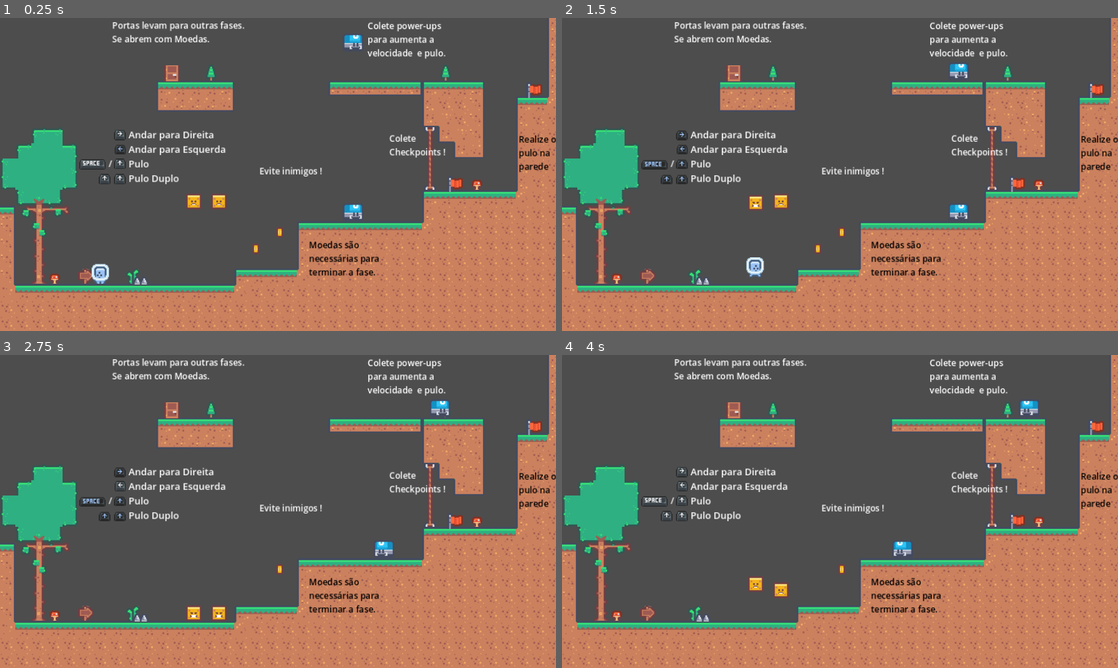
Above: before the commit, frames 1-4 (two rows, left to right).
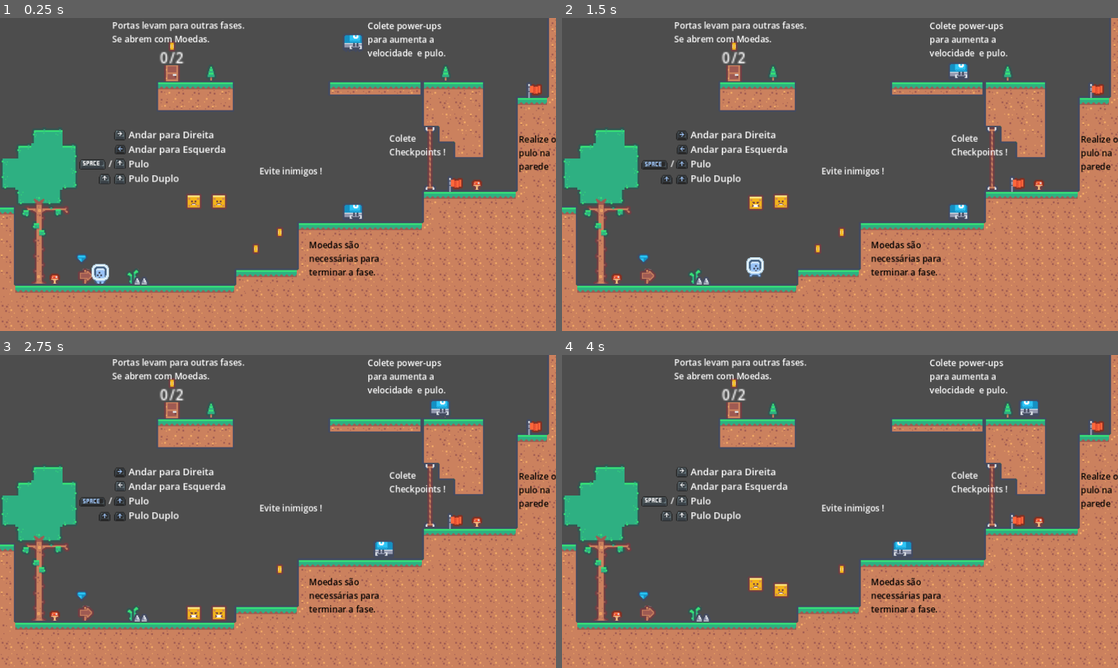
Above: after the commit, the same moments.

Repository: Ranpu123/JumpQuest
Game: Godot game, scene res://Wold0.tscn
The game is run twice, just before and just after one commit, with the same random seed, the same clock (stepped at 60 frames per second) and the same inputs.
Inputs:
- Up to frame 1 (0.25 s): no input
- Up to frame 2 (1.5 s): hold Right (move_right) from 0.53 s (still down); tap Up (move_jump) at 0.6, 0.77, 1.07, 1.35 s
- Up to frame 3 (2.75 s): tap Up (move_jump) at 1.52, 1.82, 2.1 s; release Right (move_right) at 2.03 s; hold Left (move_left) from 2.03 s (still down)
- Up to frame 4 (4 s): release Left (move_left) at 2.78 s; hold Right (move_right) from 2.78 s (still down); tap Up (move_jump) at 2.85, 3.02, 3.32, 3.6, 3.77 s

The runs differ from the first frame. In frame 1, 0.2% of the frame differs, in the area x 13-33%, y 7-78%; in frame 2, 0.2%; in frame 3, 0.2%; in frame 4, 0.2%.

Commit message:
add door
Add door to correct conflict.

Diff:
--- a/Assets/Sounds/Coin.mp3.import
+++ b/HUDPorta.gd
@@ -1,19 +1,12 @@
-[remap]
+extends Control
 
-importer="mp3"
-type="AudioStreamMP3"
-uid="uid://dghjurocyari5"
-path="res://.godot/imported/Coin.mp3-bab30b071b5eb44dd9db2c9c830801e4.mp3str"
 
-[deps]
 
-source_file="res://Assets/Sounds/Coin.mp3"
-dest_files=["res://.godot/imported/Coin.mp3-bab30b071b5eb44dd9db2c9c830801e4.mp3str"]
+# Called when the node enters the scene tree for the first time.
+func _ready():
+	pass # Replace with function body.
 
-[params]
 
-loop=false
-loop_offset=0
-bpm=0
-beat_count=0
-bar_beats=4
+# Called every frame. 'delta' is the elapsed time since the previous frame.
+func _process(delta):
+	pass
--- a/Player.gd
+++ b/Player.gd
@@ -6,9 +6,9 @@
 @onready var last_checkpoint = self.position
 @onready var last_prioridade = 0
 
-const MAX_SPEED = 250.0
+var MAX_SPEED = 250.0
 const ACCELERATION = 20.0
-const JUMP_VELOCITY = -350.0
+var JUMP_VELOCITY = -350.0
 const FRICTION = 10.0
 
 var has_double_jumped = false
@@ -88,6 +88,12 @@
 
 func _on_player_detector_body_entered(body):
 	player_die(body)
+	if body.is_in_group("power_up"):
+		MAX_SPEED = MAX_SPEED * 1.15
+		JUMP_VELOCITY = JUMP_VELOCITY * 1.15
+		body.queue_free()
+		$PowerUpTimer.start()
+		print("Caralha")
 
 #Ready to Respawn GAMER
 func _on_respawn_timer_timeout():
@@ -117,3 +123,8 @@
 		else:
 			#TODO: GAMER has died for real, show screen of shame (Game over)
 			pass
+
+
+func _on_power_up_timer_timeout():
+	MAX_SPEED = MAX_SPEED / 1.15
+	JUMP_VELOCITY = JUMP_VELOCITY / 1.15 # Replace with function body.
--- a/Player.tscn
+++ b/Player.tscn
@@ -73,6 +73,10 @@
 [node name="JumpSound" type="AudioStreamPlayer2D" parent="."]
 stream = ExtResource("5_pyd2t")
 
+[node name="PowerUpTimer" type="Timer" parent="."]
+wait_time = 5.0
+
 [connection signal="input_event" from="." to="." method="_on_input_event"]
 [connection signal="body_entered" from="PlayerDetector" to="." method="_on_player_detector_body_entered"]
 [connection signal="timeout" from="RespawnTimer" to="." method="_on_respawn_timer_timeout"]
+[connection signal="timeout" from="PowerUpTimer" to="." method="_on_power_up_timer_timeout"]
--- a/Porta.gd
+++ b/Porta.gd
@@ -1,10 +1,33 @@
 class_name Porta
 extends Area2D
 
+@export var max_coin: int = 5
+@onready var atual = $atual
+@onready var max = $max
+
+var cur_coins = 0
+
+var inside: bool = false
+
 # Called when the node enters the scene tree for the first time.
 func _ready():
-	pass
+	max.text = str(max_coin)
+	atual.text = str(cur_coins)
 
 # Called every frame. 'delta' is the elapsed time since the previous frame.
 func _process(delta):
-	pass
+	if(inside):
+		if(Input.is_action_just_pressed("move_jump")):
+			print("AAAAAAAAAAAAAAAAAAA")
+
+func atualizaHUD(coins):
+	cur_coins = coins
+	atual.text = str(cur_coins)
+
+func _on_body_entered(body):
+	if(body.is_in_group("player")):
+		inside = true
+
+func _on_body_exited(body):
+	if(body.is_in_group("player")):
+		inside = false
--- a/Porta.tscn
+++ b/Porta.tscn
@@ -1,7 +1,8 @@
-[gd_scene load_steps=4 format=3 uid="uid://c6bltyij8sj70"]
+[gd_scene load_steps=5 format=3 uid="uid://c6bltyij8sj70"]
 
 [ext_resource type="Script" path="res://Porta.gd" id="1_mrvyr"]
 [ext_resource type="Texture2D" uid="uid://do5pam57h34aw" path="res://Assets/Objects/Door (1).png" id="2_sqxkn"]
+[ext_resource type="Texture2D" uid="uid://clccu86bkeua2" path="res://Assets/Coin/Coin.png" id="3_msepe"]
 
 [sub_resource type="RectangleShape2D" id="RectangleShape2D_bw3ic"]
 size = Vector2(18, 18)
@@ -14,3 +15,35 @@
 
 [node name="CollisionShape2D" type="CollisionShape2D" parent="."]
 shape = SubResource("RectangleShape2D_bw3ic")
+
+[node name="barra" type="Label" parent="."]
+offset_left = -3.0
+offset_top = -29.0
+offset_right = 4.0
+offset_bottom = -3.0
+text = "/"
+
+[node name="atual" type="Label" parent="."]
+offset_left = -33.0
+offset_top = -29.0
+offset_right = -4.0
+offset_bottom = -3.0
+text = "#"
+horizontal_alignment = 2
+
+[node name="max" type="Label" parent="."]
+offset_left = 4.0
+offset_top = -29.0
+offset_right = 37.0
+offset_bottom = -3.0
+text = "#"
+
+[node name="TextureRect" type="TextureRect" parent="."]
+offset_left = -9.0
+offset_top = -40.0
+offset_right = 9.0
+offset_bottom = -22.0
+texture = ExtResource("3_msepe")
+
+[connection signal="body_entered" from="." to="." method="_on_body_entered"]
+[connection signal="body_exited" from="." to="." method="_on_body_exited"]
--- a/Wold0.tscn
+++ b/Wold0.tscn
@@ -8,6 +8,7 @@
 [ext_resource type="PackedScene" uid="uid://cq7noseo3icbg" path="res://Enemy2.tscn" id="5_17fy7"]
 [ext_resource type="PackedScene" uid="uid://b4uomyne6nlwl" path="res://debug_platform.tscn" id="6_o4xo5"]
 [ext_resource type="Script" path="res://Camera.gd" id="7_4h55h"]
+[ext_resource type="PackedScene" uid="uid://ch7ebfl37syt6" path="res://power_up.tscn" id="8_8ccvo"]
 [ext_resource type="PackedScene" uid="uid://cjj6loh6adn8n" path="res://Spike.tscn" id="8_oyfls"]
 [ext_resource type="PackedScene" uid="uid://co0mn7xgf70bk" path="res://Coin.tscn" id="9_m7vcc"]
 [ext_resource type="AudioStream" uid="uid://dghjurocyari5" path="res://Assets/Sounds/Coin.mp3" id="11_xbnbt"]
@@ -633,6 +634,9 @@
 font_size = 20
 font_color = Color(0, 0, 0, 1)
 
+[sub_resource type="LabelSettings" id="LabelSettings_ttl7v"]
+font_size = 20
+
 [sub_resource type="GDScript" id="GDScript_wmpqb"]
 script/source = "extends Node2D
 
@@ -647,11 +651,9 @@
 	pass
 "
 
-[sub_resource type="LabelSettings" id="LabelSettings_ttl7v"]
-font_size = 20
-
-[node name="World0" type="Node2D" groups=["coinListener"]]
+[node name="World0" type="Node2D" node_paths=PackedStringArray("porta") groups=["coinListener"]]
 script = ExtResource("1_njs4m")
+porta = NodePath("Porta")
 
 [node name="TileMap" type="TileMap" parent="."]
 scale = Vector2(2, 2)
@@ -667,9 +669,28 @@
 layer_1/z_index = 0
 layer_1/tile_data = PackedInt32Array()
 
+[node name="Camera2D" type="Camera2D" parent="." groups=["camera"]]
+anchor_mode = 0
+script = ExtResource("7_4h55h")
+
+[node name="Player" parent="." instance=ExtResource("2_k6ll2")]
+position = Vector2(231, 589)
+
+[node name="Coin" parent="." instance=ExtResource("9_m7vcc")]
+position = Vector2(589, 531)
+scale = Vector2(2, 2)
+
+[node name="Coin2" parent="." instance=ExtResource("9_m7vcc")]
+position = Vector2(644, 493)
+scale = Vector2(2, 2)
+
 [node name="Porta" parent="." instance=ExtResource("12_en4uj")]
 position = Vector2(396, 127)
 scale = Vector2(2, 2)
+max_coin = 2
+
+[node name="PowerUp" parent="." instance=ExtResource("8_8ccvo")]
+position = Vector2(188, 553)
 
 [node name="Checkpoint" parent="." instance=ExtResource("4_fujl3")]
 position = Vector2(1048, 382)
@@ -682,42 +703,27 @@
 scale = Vector2(2, 2)
 prioridade = 2
 
+[node name="Spike" parent="." instance=ExtResource("8_oyfls")]
+position = Vector2(324, 595)
+scale = Vector2(2, 2)
+
 [node name="Mob" parent="." instance=ExtResource("3_hco1d")]
 position = Vector2(793, 446)
 
-[node name="Player" parent="." instance=ExtResource("2_k6ll2")]
-position = Vector2(231, 589)
+[node name="Mob2" parent="." instance=ExtResource("3_hco1d")]
+position = Vector2(793, 21)
 
 [node name="Enemy2" parent="." instance=ExtResource("5_17fy7")]
 position = Vector2(504, 422)
+scale = Vector2(2, 2)
+
+[node name="Enemy3" parent="." instance=ExtResource("5_17fy7")]
+position = Vector2(446, 422)
 scale = Vector2(2, 2)
 
 [node name="Debug Platform" parent="." groups=["spikes"] instance=ExtResource("6_o4xo5")]
 position = Vector2(-713, 446)
 scale = Vector2(2.32, 1)
-
-[node name="Camera2D" type="Camera2D" parent="." groups=["camera"]]
-anchor_mode = 0
-script = ExtResource("7_4h55h")
-
-[node name="Enemy3" parent="." instance=ExtResource("5_17fy7")]
-position = Vector2(446, 422)
-scale = Vector2(2, 2)
-
-[node name="Mob2" parent="." instance=ExtResource("3_hco1d")]
-position = Vector2(793, 21)
-
-[node name="Sprite2D" parent="." instance=ExtResource("8_oyfls")]
-position = Vector2(324, 595)
-scale = Vector2(2, 2)
-
-[node name="Coin" parent="." instance=ExtResource("9_m7vcc")]
-position = Vector2(589, 531)
-scale = Vector2(2, 2)
-
-[node name="Coin2" parent="." instance=ExtResource("9_m7vcc")]
-position = Vector2(644, 493)
-scale = Vector2(2, 2)
 
 [node name="CoinUp" type="AudioStreamPlayer" parent="."]
 stream = ExtResource("11_xbnbt")
@@ -790,31 +796,6 @@
 parede"
 label_settings = SubResource("LabelSettings_t5hdc")
 
-[node name="Upbutton" parent="." instance=ExtResource("13_qoa0x")]
-position = Vector2(276, 336)
-scale = Vector2(2, 2)
-script = SubResource("GDScript_wmpqb")
-
-[node name="Spacebutton" parent="." instance=ExtResource("14_huv23")]
-position = Vector2(213, 337)
-scale = Vector2(2, 2)
-
-[node name="Rightbutton" parent="." instance=ExtResource("15_ejx22")]
-position = Vector2(276, 269)
-scale = Vector2(2, 2)
-
-[node name="Leftbutton" parent="." instance=ExtResource("16_ysbhk")]
-position = Vector2(277, 302)
-scale = Vector2(2, 2)
-
-[node name="Upbutton2" parent="." instance=ExtResource("13_qoa0x")]
-position = Vector2(276, 371)
-scale = Vector2(2, 2)
-
-[node name="Upbutton3" parent="." instance=ExtResource("13_qoa0x")]
-position = Vector2(241, 371)
-scale = Vector2(2, 2)
-
 [node name="Slash" type="Label" parent="."]
 offset_left = 250.0
 offset_top = 321.0
@@ -822,3 +803,28 @@
 offset_bottom = 352.0
 text = "/"
 label_settings = SubResource("LabelSettings_ttl7v")
+
+[node name="Upbutton" parent="." instance=ExtResource("13_qoa0x")]
+position = Vector2(276, 336)
+scale = Vector2(2, 2)
+script = SubResource("GDScript_wmpqb")
+
+[node name="Spacebutton" parent="." instance=ExtResource("14_huv23")]
+position = Vector2(213, 337)
+scale = Vector2(2, 2)
+
+[node name="Rightbutton" parent="." instance=ExtResource("15_ejx22")]
+position = Vector2(276, 269)
+scale = Vector2(2, 2)
+
+[node name="Leftbutton" parent="." instance=ExtResource("16_ysbhk")]
+position = Vector2(277, 302)
+scale = Vector2(2, 2)
+
+[node name="Upbutton2" parent="." instance=ExtResource("13_qoa0x")]
+position = Vector2(276, 371)
+scale = Vector2(2, 2)
+
+[node name="Upbutton3" parent="." instance=ExtResource("13_qoa0x")]
+position = Vector2(241, 371)
+scale = Vector2(2, 2)
--- a/Assets/Sounds/Down.mp3.import
+++ b/Wold1.gd
@@ -1,19 +1,19 @@
-[remap]
+extends Node2D
 
-importer="mp3"
-type="AudioStreamMP3"
-uid="uid://beubd7c7y44b1"
-path="res://.godot/imported/Down.mp3-f1384cf75a0b9edd10f5d9917a902742.mp3str"
+@export var max_coin = 5
 
-[deps]
+var coins = 0
 
-source_file="res://Assets/Sounds/Down.mp3"
-dest_files=["res://.godot/imported/Down.mp3-f1384cf75a0b9edd10f5d9917a902742.mp3str"]
+# Called when the node enters the scene tree for the first time.
+func _ready():
+	pass # Replace with function body.
 
-[params]
 
-loop=false
-loop_offset=0
-bpm=0
-beat_count=0
-bar_beats=4
+# Called every frame. 'delta' is the elapsed time since the previous frame.
+func _process(delta):
+	pass
+
+
+func _on_coin_up():
+	coins += 1
+	$CoinUp.play()
--- /dev/null
+++ b/power_up.gd
@@ -0,0 +1,6 @@
+extends Area2D
+
+
+# Called when the node enters the scene tree for the first time.
+func _ready():
+	pass # Replace with function body.
--- /dev/null
+++ b/power_up.tscn
@@ -0,0 +1,18 @@
+[gd_scene load_steps=4 format=3 uid="uid://ch7ebfl37syt6"]
+
+[ext_resource type="Texture2D" uid="uid://dabmtudesu1aw" path="res://Assets/Power Up/Diamont.png" id="1_kuxwb"]
+[ext_resource type="Script" path="res://power_up.gd" id="1_pu2fk"]
+
+[sub_resource type="RectangleShape2D" id="RectangleShape2D_mhur0"]
+size = Vector2(20, 17)
+
+[node name="PowerUp" type="Area2D" groups=["power_up"]]
+script = ExtResource("1_pu2fk")
+
+[node name="Sprite2D" type="Sprite2D" parent="."]
+scale = Vector2(2, 2)
+texture = ExtResource("1_kuxwb")
+
+[node name="CollisionShape2D" type="CollisionShape2D" parent="." groups=["power_up"]]
+position = Vector2(0, 0.5)
+shape = SubResource("RectangleShape2D_mhur0")
Not shown: 1 places in Wold0.tscn that only renumber resources
